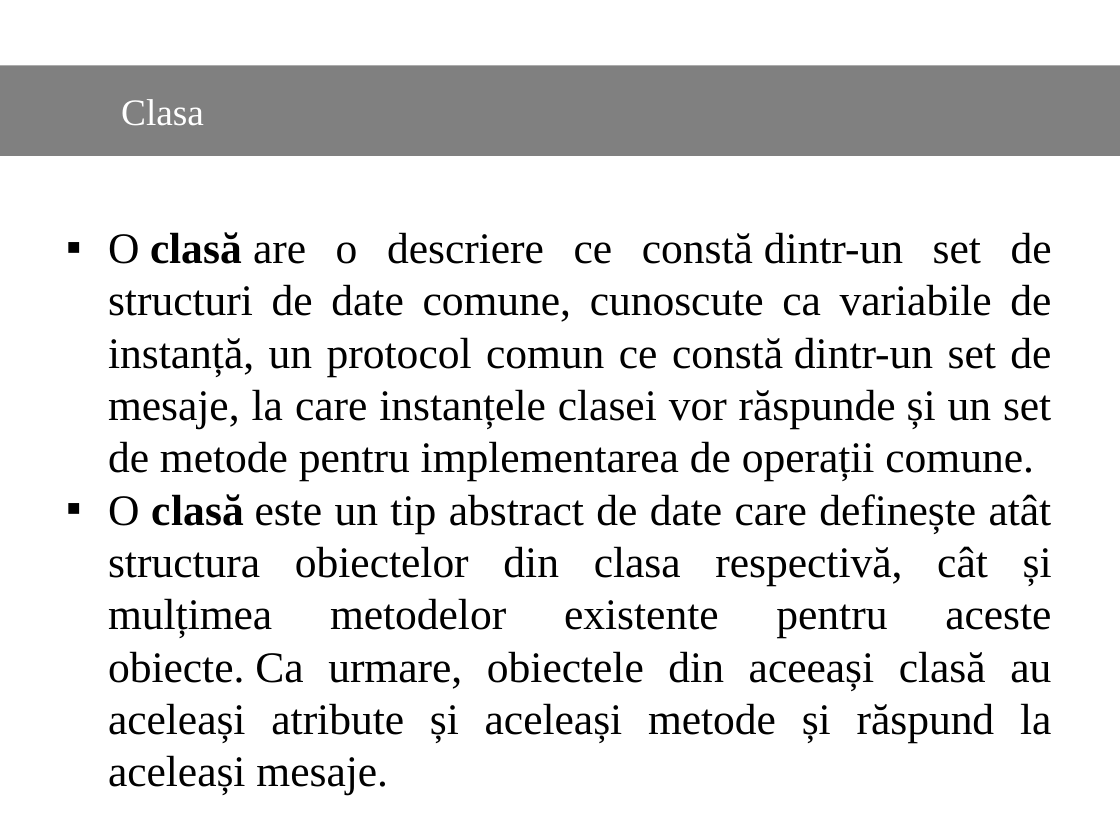
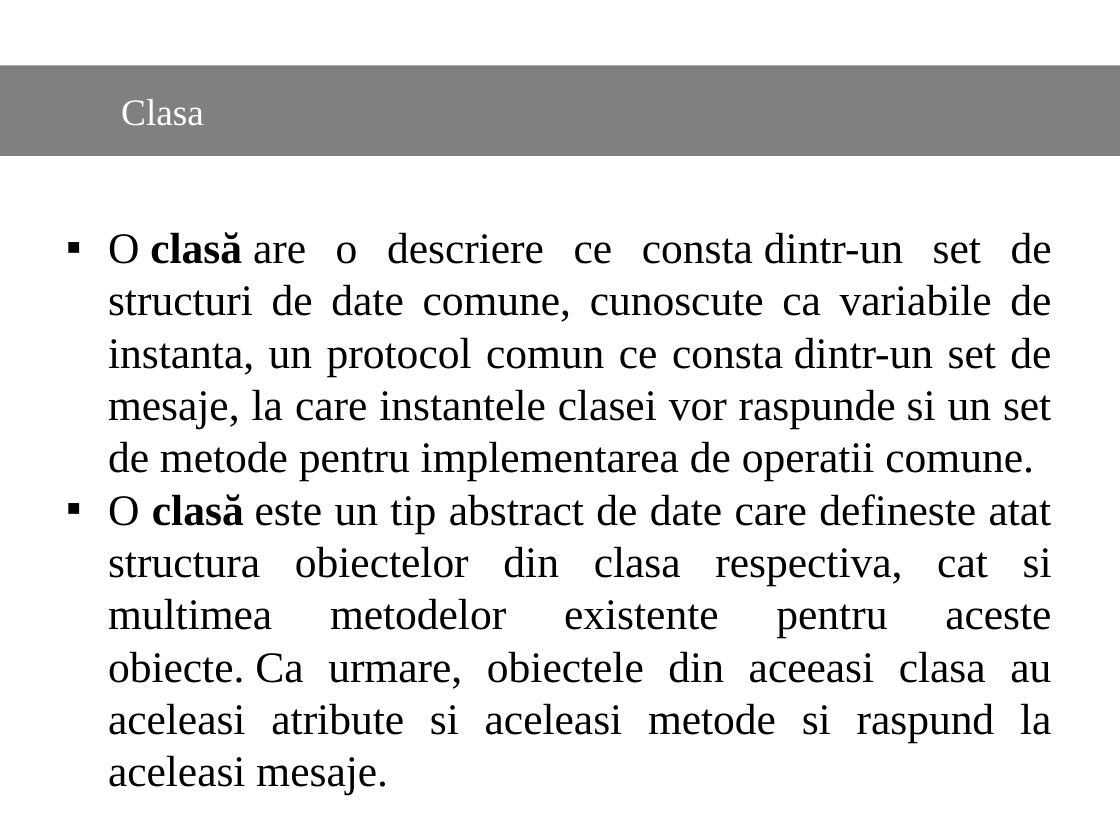
Before and after one commit to Dani25/BDOO, a slide deck: slide 13 of bdoo.pptx. Drawn at 1120x840 pixels with LibreOffice and Linux fonts; fonts in the diff are those of the drawing. Boxes give left, top, right and bottom in pixels: in the first picture for what was removed or moved away, otherwise in the second. Text is boxed around its words. In the diff, an @@ line names an element or a change of style, - is before the commit and + after.

```diff
--- a/bdoo.pptx
+++ b/bdoo.pptx
@@ text at box(108, 232, 1052, 795): text changed @@
-▪ O clasă are o descriere ce constă dintr-un set de structuri de date comune, cunoscute ca variabile de instanță, un protocol comun ce constă dintr-un set de mesaje, la care instanțele clasei vor răspunde și un set de metode pentru implementarea de operații comune.
-▪ O clasă este un tip abstract de date care definește atât structura obiectelor din clasa respectivă, cât și mulțimea metodelor existente pentru aceste obiecte. Ca urmare, obiectele din aceeași clasă au aceleași atribute și aceleași metode și răspund la aceleași mesaje.
+▪ O clasă are o descriere ce consta dintr-un set de structuri de date comune, cunoscute ca variabile de instanta, un protocol comun ce consta dintr-un set de mesaje, la care instantele clasei vor raspunde si un set de metode pentru implementarea de operatii comune.
+▪ O clasă este un tip abstract de date care defineste atat structura obiectelor din clasa respectiva, cat si multimea metodelor existente pentru aceste obiecte. Ca urmare, obiectele din aceeasi clasa au aceleasi atribute si aceleasi metode si raspund la aceleasi mesaje.
```
Also in this commit, not shown: 13 other slides changed.
